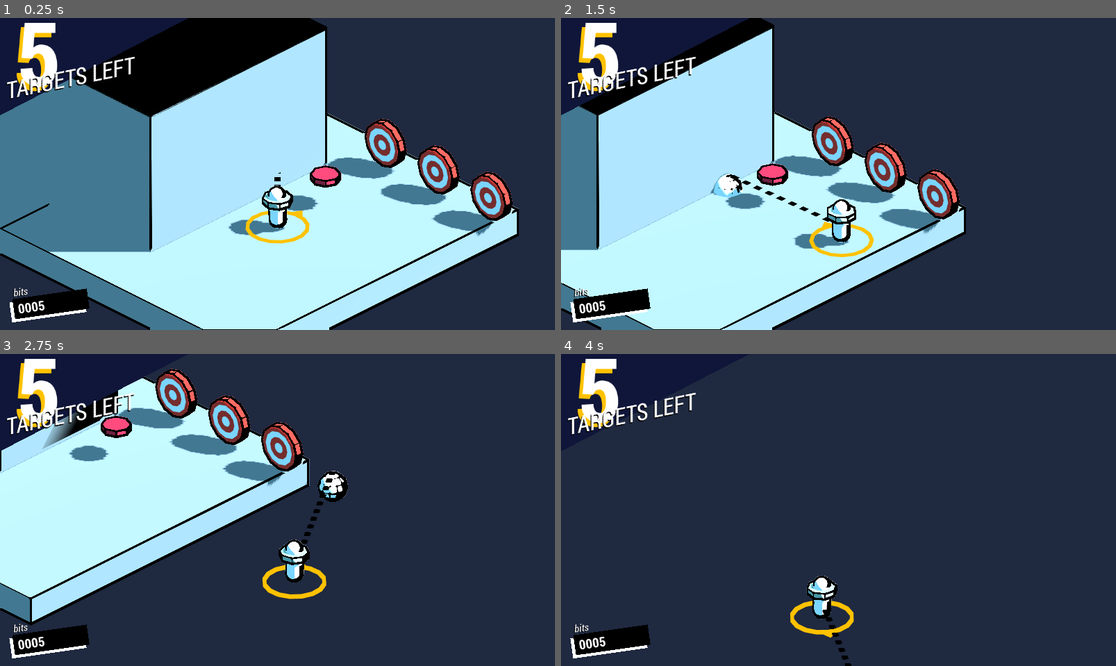
Above: before the commit, frames 1-4 (two rows, left to right).
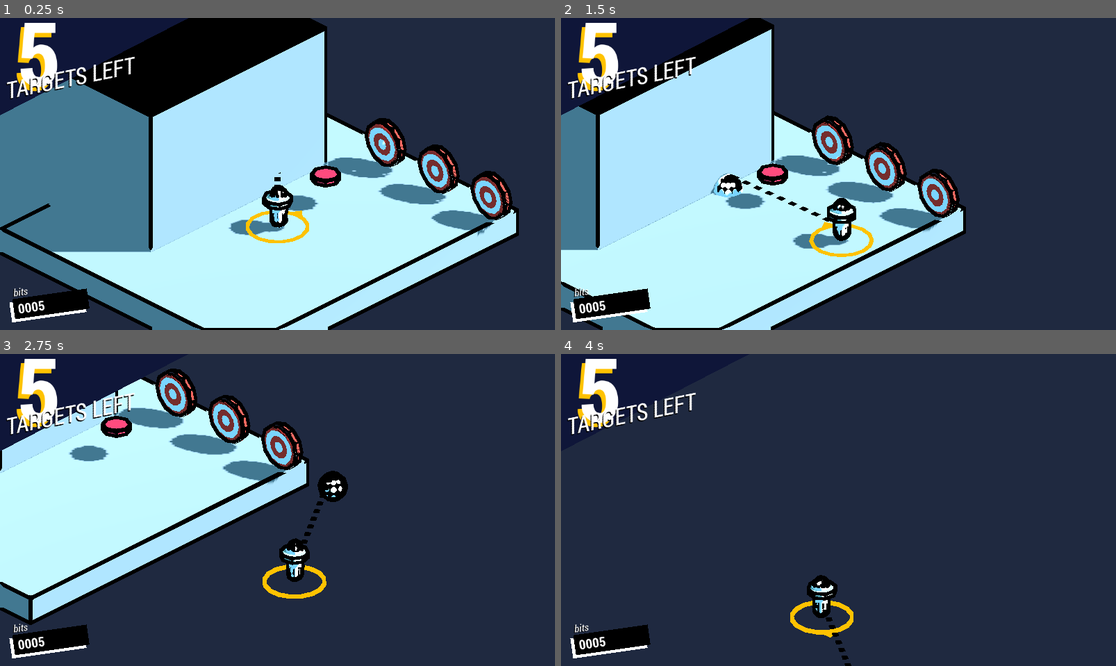
Above: after the commit, the same moments.

Repository: parkkennypark/Game-Juice-Demo
Game: Godot game, scene res://Drum.tscn
Two runs of this game, one before a commit and one after it. Both use one fixed random seed, a clock stepped at 60 frames per second and the inputs below. The project has no main scene, so this scene is started directly. The engine's default icon, where the game draws it, is replaced by a stand-in: a white triangle on a blue panel in a dark square.
Inputs (mouse positions are in pixels of both pictures, inside the frame that each line leads up to):
- Up to frame 1 (0.25 s): no input
- Up to frame 2 (1.5 s): tap Enter (ui_accept) at 0.5, 0.77 s; move the mouse to (960, 158) at 0.52 s; hold Right (ui_right) 0.53-1.28 s; move the mouse to (727, 189) at 1.27 s; hold Down (ui_down) from 1.28 s (still down)
- Up to frame 3 (2.75 s): tap Enter (ui_accept) at 1.52 s; move the mouse to (333, 441) at 2.02 s; release Down (ui_down) at 2.03 s; hold Right (ui_right) from 2.03 s (still down)
- Up to frame 4 (4 s): move the mouse to (810, 572) at 2.77 s; release Right (ui_right) at 2.78 s; hold Up (ui_up) 2.78-3.53 s; tap Enter (ui_accept) at 3.02, 3.77 s; move the mouse to (1005, 556) at 3.52 s; hold Left (ui_left) from 3.53 s (still down)

The runs differ from the first frame. In frame 1, 3.1% of the frame differs, in the area x 0-94%, y 0-100%; in frame 2, 2.8%; in frame 3, 3.1%, in the area x 0-63%, y 4-88%; in frame 4, 0.3%.

Commit message:
feat(scene): better wiggle shader

Diff:
--- a/Drum.tscn
+++ b/Drum.tscn
@@ -10,6 +10,7 @@
 [ext_resource type="FontFile" uid="uid://dpac28rujlg6v" path="res://fonts/RobotoCondensed-Italic.ttf" id="4_qylyd"]
 [ext_resource type="PackedScene" uid="uid://mkh7y7yikxqm" path="res://addons/post_processing_tool/PostProcessing_tool.tscn" id="5_c0l1v"]
 [ext_resource type="Texture2D" uid="uid://ci6eco0stogau" path="res://Dash.png" id="6_m0w5b"]
+[ext_resource type="Texture2D" uid="uid://bo08me4s6sxqs" path="res://WiggleNoise.tres" id="8_jn480"]
 [ext_resource type="ArrayMesh" uid="uid://dh1ebgux0k3od" path="res://models/target.obj" id="11_xiwt0"]
 [ext_resource type="Shader" path="res://Wiggle.gdshader" id="13_v73er"]
 
@@ -57,7 +58,6 @@
 render_priority = 0
 shader = ExtResource("13_v73er")
 shader_parameter/albedo = Color(1, 1, 1, 1)
-shader_parameter/point_size = null
 shader_parameter/roughness = 0.0
 shader_parameter/uv1_scale = null
 shader_parameter/uv1_offset = null
@@ -66,11 +66,15 @@
 shader_parameter/normal_offset = 0.01
 shader_parameter/time_influence = 12.0
 shader_parameter/y_div = 2.87
+shader_parameter/strength = 0.05
+shader_parameter/fps = 6.0
+shader_parameter/noise_texture = ExtResource("8_jn480")
 
 [sub_resource type="CapsuleMesh" id="CapsuleMesh_3ffes"]
 radius = 0.3
 height = 1.5
-rings = 32
+radial_segments = 12
+rings = 12
 
 [sub_resource type="StandardMaterial3D" id="StandardMaterial3D_xjqc8"]
 diffuse_mode = 3
@@ -123,7 +127,6 @@
 render_priority = 0
 shader = ExtResource("13_v73er")
 shader_parameter/albedo = Color(0.960784, 0.219608, 0.180392, 1)
-shader_parameter/point_size = 1.0
 shader_parameter/roughness = 1.0
 shader_parameter/uv1_scale = Vector3(1, 1, 1)
 shader_parameter/uv1_offset = Vector3(0, 0, 0)
@@ -132,12 +135,14 @@
 shader_parameter/normal_offset = 0.01
 shader_parameter/time_influence = 12.0
 shader_parameter/y_div = 2.87
+shader_parameter/strength = 0.05
+shader_parameter/fps = 6.0
+shader_parameter/noise_texture = ExtResource("8_jn480")
 
 [sub_resource type="ShaderMaterial" id="ShaderMaterial_37tvt"]
 render_priority = 0
 shader = ExtResource("13_v73er")
 shader_parameter/albedo = Color(1, 1, 1, 1)
-shader_parameter/point_size = 1.0
 shader_parameter/roughness = 1.0
 shader_parameter/uv1_scale = Vector3(1, 1, 1)
 shader_parameter/uv1_offset = Vector3(0, 0, 0)
@@ -146,6 +151,9 @@
 shader_parameter/normal_offset = 0.01
 shader_parameter/time_influence = 12.0
 shader_parameter/y_div = 2.87
+shader_parameter/strength = 0.05
+shader_parameter/fps = 6.0
+shader_parameter/noise_texture = ExtResource("8_jn480")
 
 [node name="Node3D" type="Node3D"]
 
@@ -174,7 +182,7 @@
 [node name="Floor4" type="CSGBox3D" parent="."]
 transform = Transform3D(1, 0, 0, 0, 1, 0, 0, 0, 1, 0, 5.02446, -5.74997)
 use_collision = true
-size = Vector3(8, 0.1, 8)
+size = Vector3(8.01, 0.1, 8.01)
 material = SubResource("StandardMaterial3D_lyqax")
 
 [node name="Camera" type="Node3D" parent="." node_paths=PackedStringArray("follow_target")]
@@ -189,6 +197,7 @@
 size = 10.0
 far = 35.12
 script = ExtResource("1_woct7")
+depth_outline_scale = 8.0
 max_edge_alpha = 1.0
 
 [node name="Player" type="CharacterBody3D" parent="."]
--- a/Wiggle.gdshader
+++ b/Wiggle.gdshader
@@ -4,9 +4,7 @@
 render_mode blend_mix,depth_draw_opaque,cull_back,diffuse_toon,specular_schlick_ggx;
 uniform vec4 albedo : source_color;
 uniform sampler2D texture_albedo : source_color,filter_linear_mipmap,repeat_enable;
-uniform float point_size : hint_range(0,128);
 uniform float roughness : hint_range(0,1) = 0;
-uniform sampler2D texture_roughness : hint_roughness_r,filter_linear_mipmap,repeat_enable;
 uniform vec3 uv1_scale;
 uniform vec3 uv1_offset;
 uniform vec3 uv2_scale;
@@ -16,12 +14,25 @@
 uniform float time_influence : hint_range(0, 50) = 12;
 uniform float y_div : hint_range(0, 10, .1) = 2.87;
 
+uniform float strength = 0.05;
+uniform float fps = 6;
+uniform sampler2D noise_texture;
+
 
 void vertex() {
+//	float time = round(TIME * speed);
+	float time = sin(round(TIME * fps));
+	vec2 uv = vec2(UV.x + time, UV.y + time);
+	vec3 noise = texture(noise_texture, uv).rgb;
+//	float noise_r = texture(noise_texture, uv).r;
+//	float noise_g = texture(noise_texture, uv).g;
+//	float noise_b = texture(noise_texture, uv).b;
+
 	UV=UV*uv1_scale.xy+uv1_offset.xy;
-    VERTEX.x += sin(VERTEX.y * y_div + round(TIME * time_influence)) * normal_offset;
-    VERTEX.y += sin(VERTEX.x * y_div + round(TIME * time_influence)) * normal_offset;
-    VERTEX.z += sin(VERTEX.y * y_div + round(TIME * time_influence)) * normal_offset;
+	VERTEX += noise * strength;
+//    VERTEX.x += sin(VERTEX.y * y_div + round(TIME * time_influence)) * normal_offset;
+//    VERTEX.y += sin(VERTEX.x * y_div + round(TIME * time_influence)) * normal_offset;
+//    VERTEX.z += sin(VERTEX.y * y_div + round(TIME * time_influence)) * normal_offset;
 }
 
 
@@ -29,9 +40,5 @@
 	vec2 base_uv = UV;
 	vec4 albedo_tex = texture(texture_albedo,base_uv);
 	ALBEDO = albedo.rgb * albedo_tex.rgb;
-//	float metallic_tex = dot(texture(texture_metallic,base_uv),metallic_texture_channel);
-//	METALLIC = metallic_tex * metallic;
-	vec4 roughness_texture_channel = vec4(1.0,0.0,0.0,0.0);
-	float roughness_tex = dot(texture(texture_roughness,base_uv),roughness_texture_channel);
-	ROUGHNESS = roughness_tex * roughness;
+	ROUGHNESS = roughness;
 }
--- a/Wiggle.tres
+++ b/Wiggle.tres
@@ -27,7 +27,7 @@
 [resource]
 render_priority = 0
 shader = SubResource("Shader_iv014")
-shader_parameter/albedo = Color(1, 1, 1, 1)
+shader_parameter/albedo = Color(0.568627, 0.568627, 0.568627, 1)
 shader_parameter/normal_offset = 0.01
 shader_parameter/time_influence = 12.0
 shader_parameter/y_div = 2.87
--- /dev/null
+++ b/WiggleNoise.tres
@@ -0,0 +1,7 @@
+[gd_resource type="NoiseTexture2D" load_steps=2 format=3 uid="uid://bo08me4s6sxqs"]
+
+[sub_resource type="FastNoiseLite" id="FastNoiseLite_ay0w4"]
+
+[resource]
+seamless = true
+noise = SubResource("FastNoiseLite_ay0w4")
--- a/project.godot
+++ b/project.godot
@@ -13,6 +13,13 @@
 config/name="Juice"
 config/features=PackedStringArray("4.0", "Forward Plus")
 config/icon="res://icon.svg"
+
+[display]
+
+window/size/viewport_width=576
+window/size/viewport_height=324
+window/size/window_width_override=1152
+window/size/window_height_override=648
 
 [editor_plugins]
 
@@ -57,7 +64,3 @@
 
 3d_render/layer_1="default"
 3d_render/layer_2="player"
-
-[rendering]
-
-anti_aliasing/quality/msaa_3d=3
Not shown: 1 places in Drum.tscn that only renumber resources
